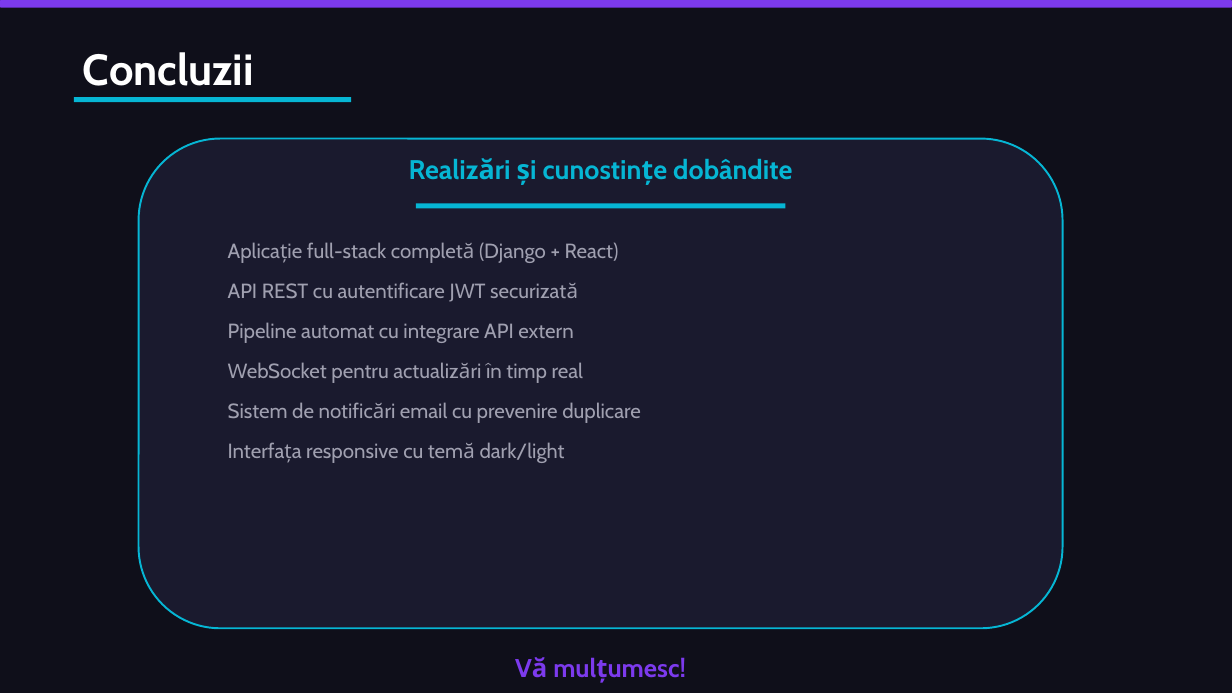
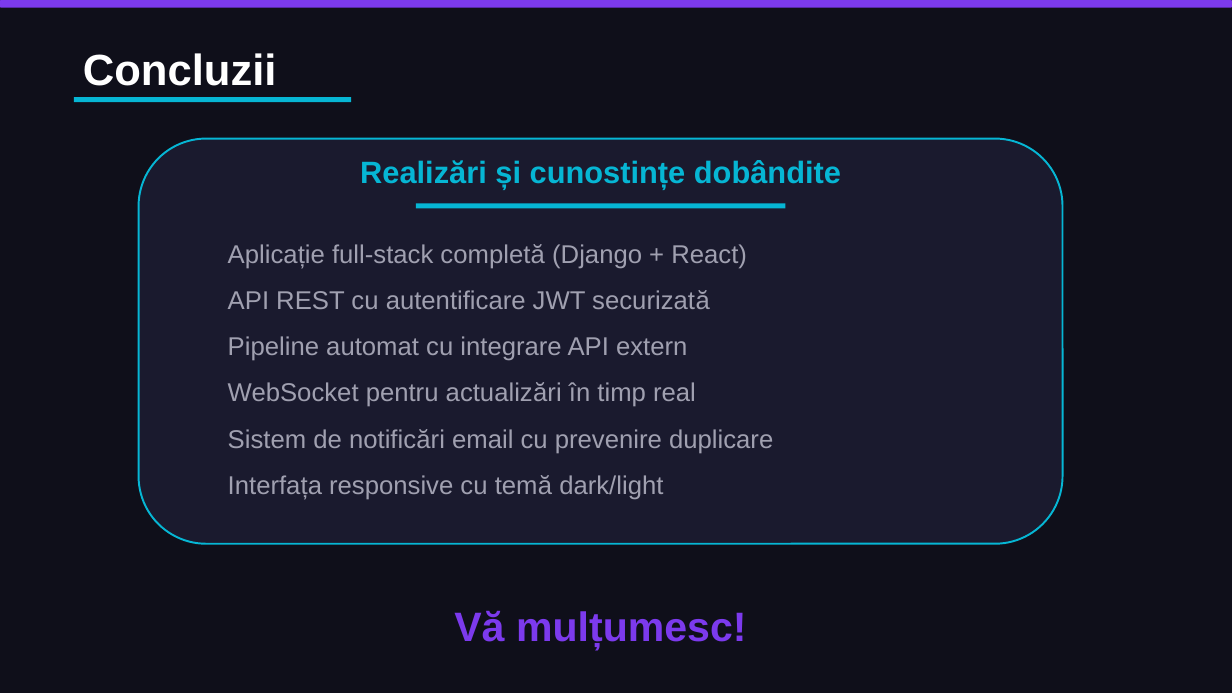
Before and after one commit to MarioCioara/licenta, a slide deck: slide 8 of Cioara_Mario_Prezentare_AIA_Licenta.pptx. Drawn at 1232x693 pixels with LibreOffice and Linux fonts; fonts in the diff are those of the drawing. Boxes give left, top, right and bottom in pixels: in the first picture for what was removed or moved away, otherwise in the second. Text is boxed around its words. In the diff, an @@ line names an element or a change of style, - is before the commit and + after.

```diff
--- a/Cioara_Mario_Prezentare_AIA_Licenta.pptx
+++ b/Cioara_Mario_Prezentare_AIA_Licenta.pptx
@@ text "Concluzii" at <box>83,53,276,86</box>: font Cabin to Arial @@
@@ rounded rectangle: place and size @@
-rounded rectangle at <box>139,139,1063,628</box>
+rounded rectangle at <box>139,139,1063,543</box>
@@ text "Realizări și cunostințe dobândite" at <box>360,160,841,188</box>: size 21 to 24 pt, font Cabin to Arial @@
@@ text "Aplicație full-stack completă (Django + ..." at <box>228,244,773,500</box>: size 16 to 20 pt, font Cabin to Arial @@
@@ text "Vă mulțumesc!": place and size @@
-text "Vă mulțumesc!" at <box>515,657,686,682</box>
+text "Vă mulțumesc!" at <box>454,610,747,649</box>
@@ text "Vă mulțumesc!" at <box>454,610,747,649</box>: size 20 to 32 pt, font Cabin to Arial @@
```
Also in this commit, not shown: 7 other slides changed.
